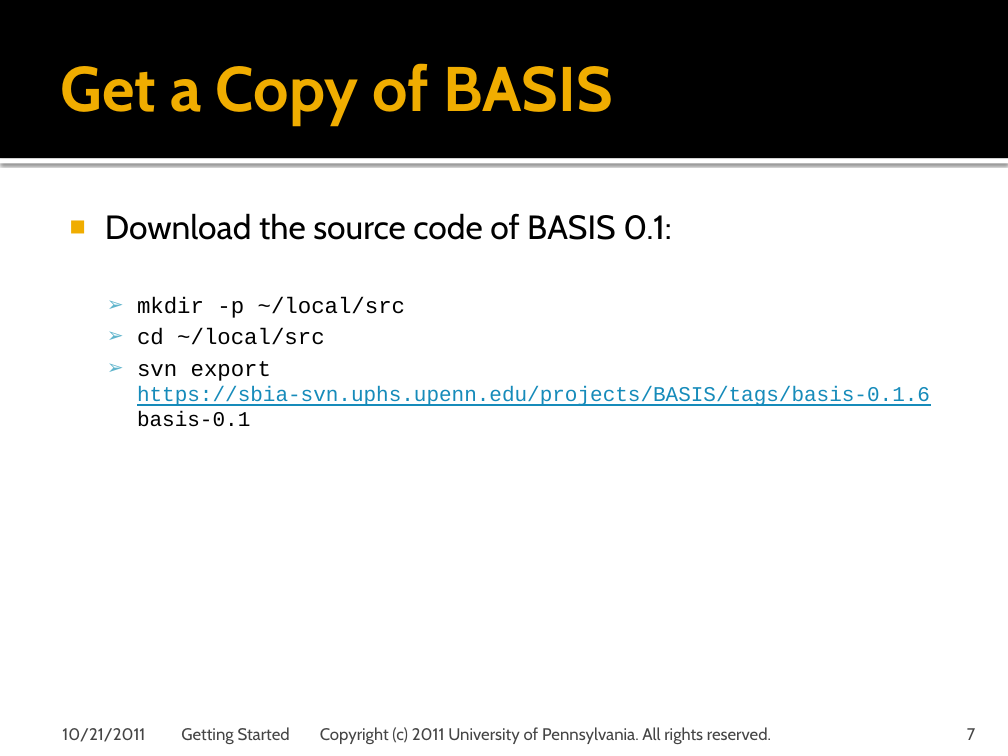
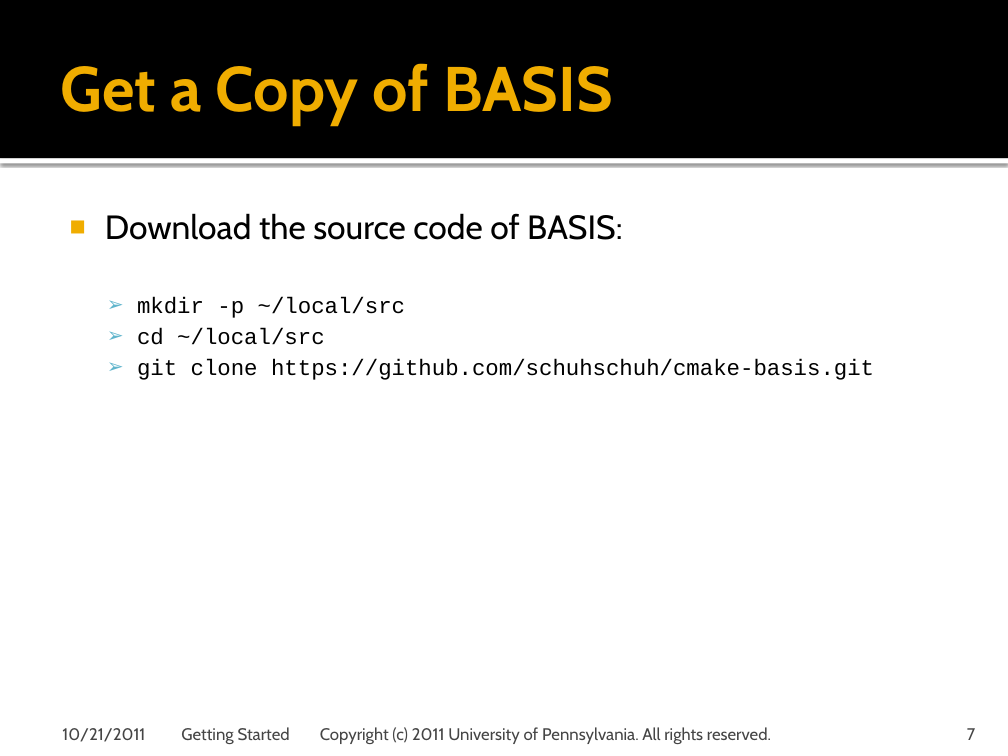
Before and after one commit to cmake-basis/legacy, a slide deck: slide 7 of doc/tutorials/BASIS Quick Start Guide - 01 Getting Started.pptx. Drawn at 1008x756 pixels with LibreOffice and Linux fonts; fonts in the diff are those of the drawing; background and template pictures are left out. Boxes give left, top, right and bottom in pixels: in the first picture for what was removed or moved away, otherwise in the second. Text is boxed around its words. In the diff, an @@ line names an element or a change of style, - is before the commit and + after.

```diff
--- a/doc/tutorials/BASIS Quick Start Guide - 01 Getting Started.pptx
+++ b/doc/tutorials/BASIS Quick Start Guide - 01 Getting Started.pptx
@@ text at (x1=105, y1=213, x2=622, y2=240): text changed @@
-■ Download the source code of BASIS 0.1:
+■ Download the source code of BASIS:
@@ text at (x1=137, y1=359, x2=874, y2=380): text changed; size 15 to 16 pt; text colour #168BBA to #000000 @@
-  ➢ svn export
-    https://sbia-svn.uphs.upenn.edu/projects/BASIS/tags/basis-0.1.6 basis-0.1
+  ➢ git clone https://github.com/schuhschuh/cmake-basis.git
```
Also in this commit, not shown: 10 other slides changed.
